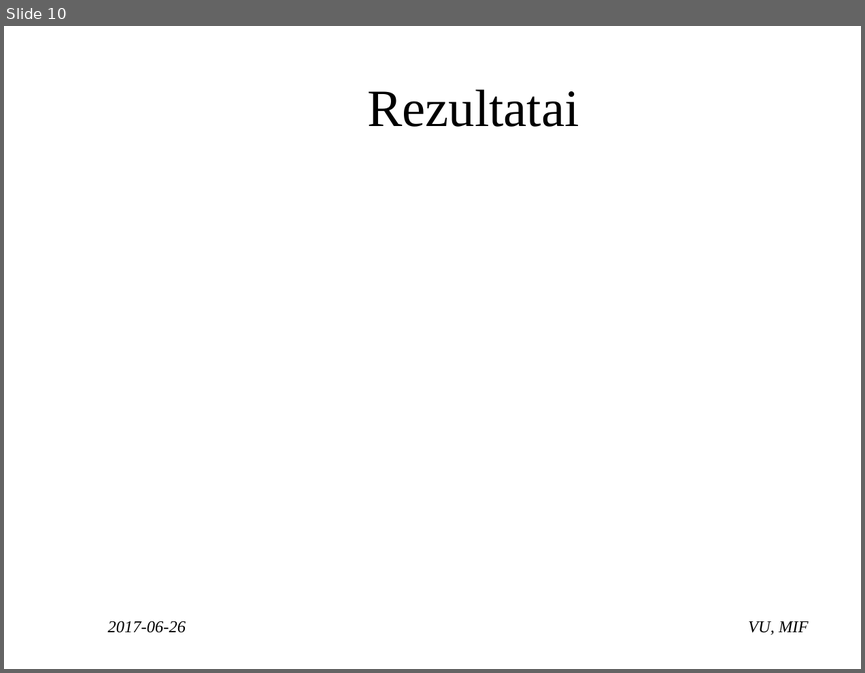
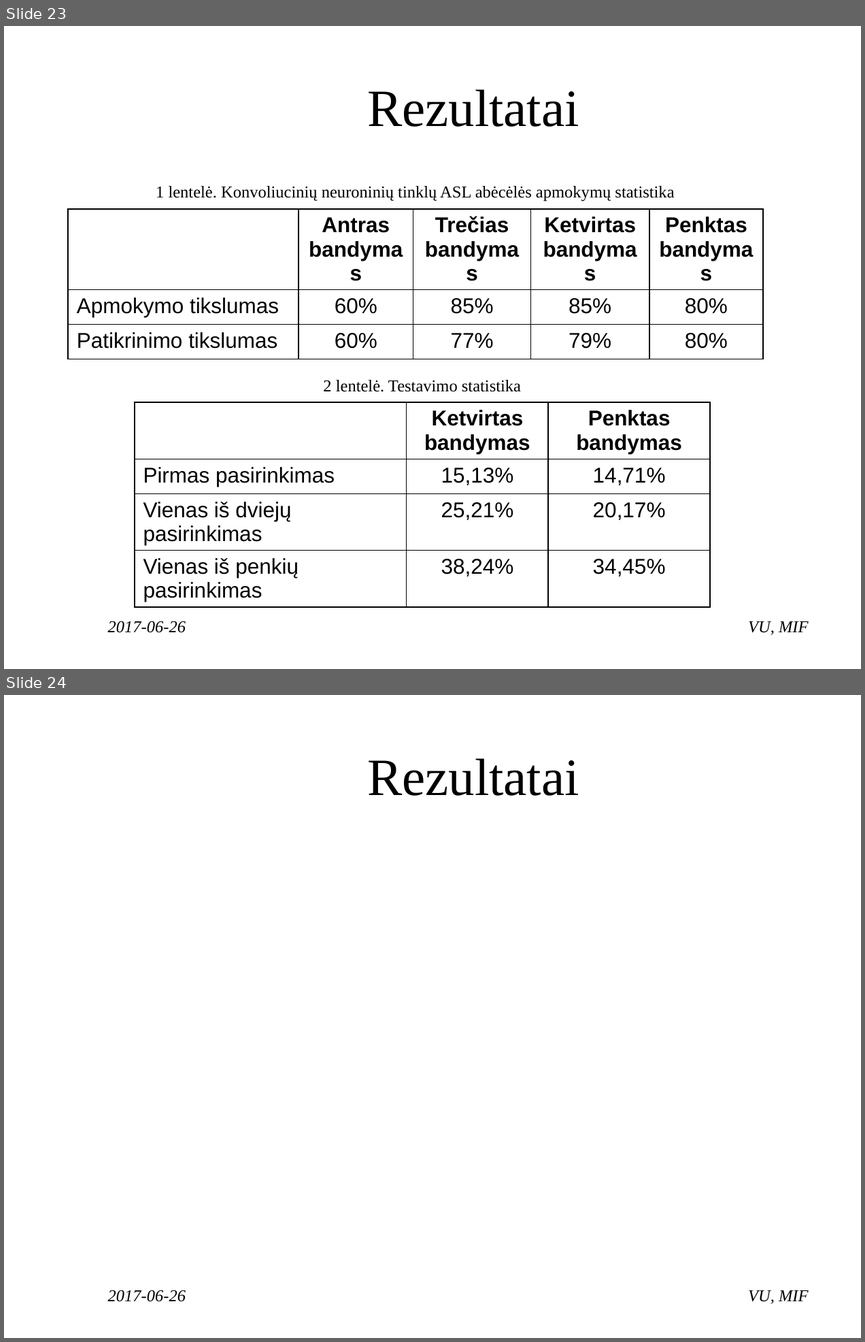
Before and after one commit to ambrazasp/Sign-Language-Recognition, a slide deck: Gestų kalbos atpažinimas naudojant internetinę kamerą.pptx. Shown one above the other, each under a label of ours: slide 10 before the commit, slides 23 and 24 after it. The pictures are 865x673 and 865x1342 pixels, drawn with LibreOffice and Linux fonts; fonts in the diff are those of the drawing; background and template pictures are left out. Boxes give left, top, right and bottom in pixels: in the first picture for what was removed or moved away, otherwise in the second. Text is boxed around its words. In the diff, an @@ line names an element or a change of style, - is before the commit and + after.

```diff
--- a/Gestų kalbos atpažinimas naudojant internetinę kamerą.pptx
+++ b/Gestų kalbos atpažinimas naudojant internetinę kamerą.pptx
@@ slide 23 added at box(4, 26, 861, 669), background #FFFFFF @@
@@ title added at box(367, 89, 579, 127), 44 pt, text #000000 @@
+Rezultatai
@@ text added at box(156, 186, 674, 201), 14 pt, text #000000 @@
+1 lentelė. Konvoliucinių neuroninių tinklų ASL abėcėlės apmokymų statistika
@@ table added at box(68, 210, 763, 456), 3 rows, 5 columns @@
+ | Antras bandymas | Trečias bandymas | Ketvirtas bandymas | Penktas bandymas
+Apmokymo tikslumas | 60% | 85% | 85% | 80%
+Patikrinimo tikslumas | 60% | 77% | 79% | 80%
@@ text added at box(323, 380, 521, 392), 14 pt, text #000000 @@
+2 lentelė. Testavimo statistika
@@ table added at box(135, 402, 709, 604), 4 rows, 3 columns @@
+ | Ketvirtas bandymas | Penktas bandymas
+Pirmas pasirinkimas | 15,13% | 14,71%
+Vienas iš dviejų pasirinkimas | 25,21% | 20,17%
+Vienas iš penkių pasirinkimas | 38,24% | 34,45%
@@ text added at box(108, 620, 186, 633), 14 pt, text #000000, italic @@
+2017-06-26
@@ text added at box(748, 621, 808, 635), 14 pt, text #000000, italic @@
+VU, MIF
@@ what was slide 10 is now slide 24 @@
```
Also in this commit, not shown: 3 slides changed, 13 other slides added, 2 other files.
